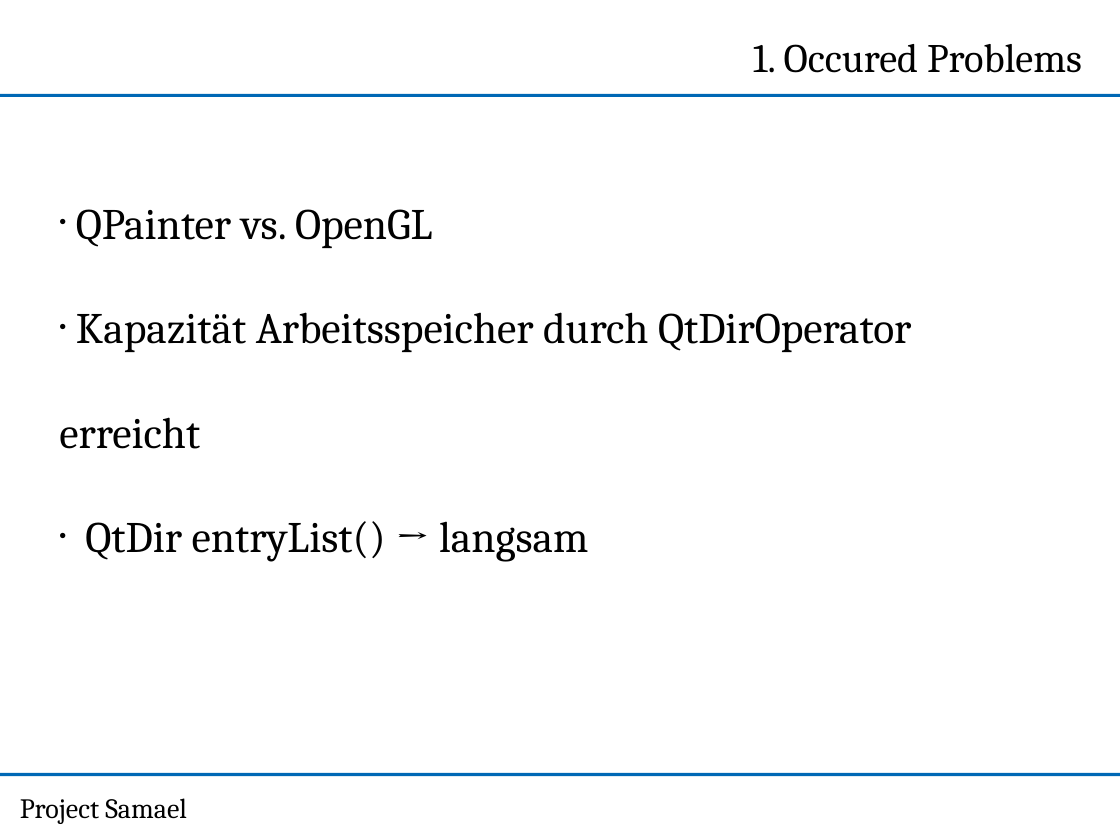
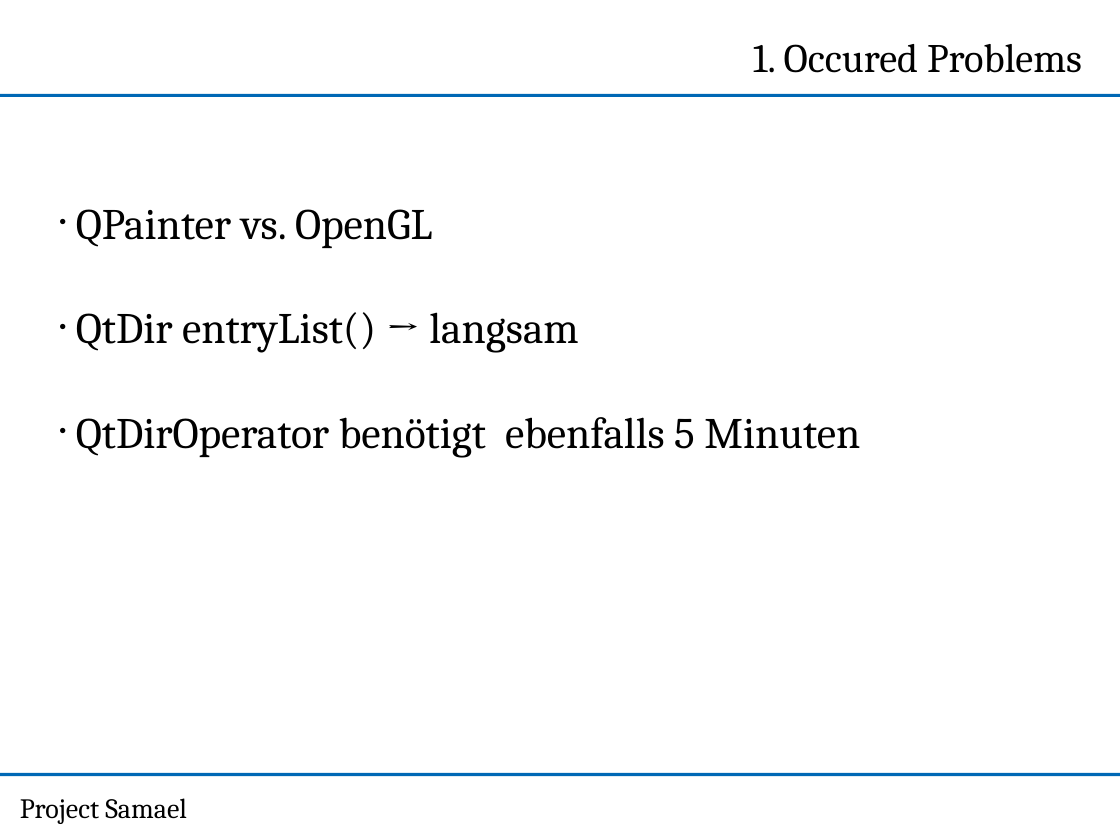
Before and after one commit to NPTricky/img-classification-ss13, a slide deck: slide 3 of doc/PPT-2013-05-22/Kick-Off-Präsi.pptx. Drawn at 1120x840 pixels with LibreOffice and Linux fonts; fonts in the diff are those of the drawing; background and template pictures are left out. Boxes give left, top, right and bottom in pixels: in the first picture for what was removed or moved away, otherwise in the second. Text is boxed around its words. In the diff, an @@ line names an element or a change of style, - is before the commit and + after.

Commit message:
Update Präsi

```diff
--- a/doc/PPT-2013-05-22/Kick-Off-Präsi.pptx
+++ b/doc/PPT-2013-05-22/Kick-Off-Präsi.pptx
@@ free "QPainter vs. OpenGL": place and size @@
-free "QPainter vs. OpenGL" at [48, 138, 1036, 664]
+free "QPainter vs. OpenGL" at [48, 138, 1036, 561]
@@ text in free at [59, 312, 911, 449]: paragraph removed @@
-• Kapazität Arbeitsspeicher durch QtDirOperator erreicht
@@ text in free at [76, 417, 860, 458]: paragraph added @@
+• QtDirOperator benötigt ebenfalls 5 Minuten
```
